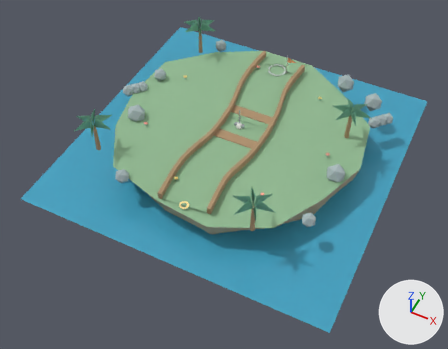
One commit to the glTF model ui/3d/minigolf/course-10.glb: the scene before it, then after it.
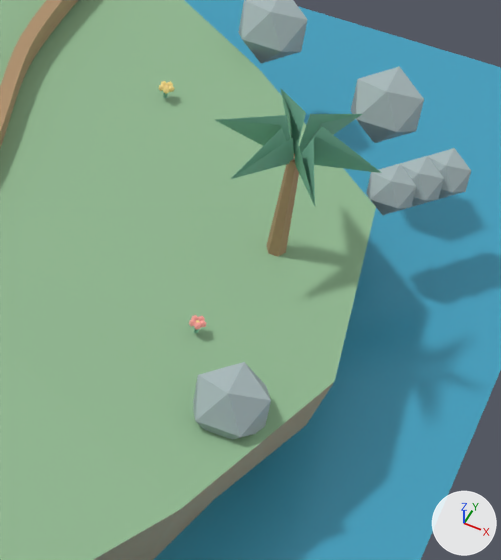
The first picture shows the older version from a 50 mm lens placed at (7.36, -16.05, 16.89), pointed at (0.13, -1.6, -1.18). The close-ups show the older and then the newer version on the part from 63% to 89% of the width and 22% to 61% of the height of that picture. Only the edits that show in the close-ups are written down. Every picture has the same lights, and +X, +Y and +Z are marked at lower right. Where no turn or scale is listed for an object, it has been applied to the vertices.

In view in the first close-up: 'faceted-rock.075', 'faceted-rock.076', 'faceted-rock.079', 'island-rock-plinth.009', 'island-turf-edge.009', 'palm-frond.108', 'palm-frond.112', 'palm-trunk.018', 'rail-right', 'shore-rock.021', 'surface-grass', 'water-plane.009' and 7 more.
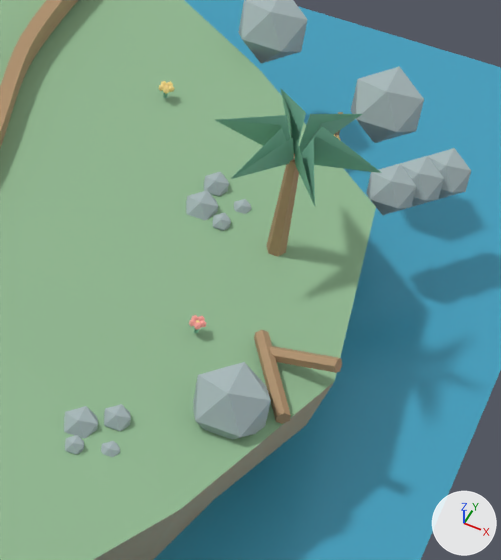
What differs and where, as boxes (x1, y1, x2, y2) in the close-ups (501 x 560 px):
'deco-driftwood.014', added (brown): after (254, 330, 291, 424)
'deco-driftwood.015', added (brown): after (269, 346, 342, 373)
'deco-pebble.158', added: after (64, 406, 98, 439)
'deco-pebble.146', added: after (186, 190, 218, 220)
'deco-pebble.157', added: after (104, 404, 131, 431)
'deco-pebble.145', added: after (204, 172, 229, 196)
'deco-pebble.159', added: after (65, 435, 84, 455)
'deco-pebble.147', added: after (213, 212, 231, 231)
'deco-pebble.156', added: after (101, 441, 120, 457)
'deco-pebble.144', added: after (234, 199, 252, 214)

Diff of the bpy script that builds the scene:
```diff
--- a/ui/3d/minigolf/course-10.glb.py
+++ b/ui/3d/minigolf/course-10.glb.py
@@ ob_deco_pebble_159 @@
+ob_deco_pebble_159 = bpy.data.objects.new('deco-pebble.159', me_deco_pebble_mesh_159)  # an icosphere of 20 faces spanning x 3.108..3.278, y -1.867..-1.697, z -0.055..0.115; in mat_minigolf_rock_coast (grey #a8b8ba)
+ob_deco_pebble_159.location = (0.0, 0.0, 0.0)
@@ ob_deco_pebble_158 @@
+ob_deco_pebble_158 = bpy.data.objects.new('deco-pebble.158', me_deco_pebble_mesh_158)  # an icosphere of 20 faces spanning x 2.991..3.297, y -1.667..-1.361, z -0.153..0.153; in mat_minigolf_rock_coast (grey #a8b8ba)
+ob_deco_pebble_158.location = (0.0, 0.0, 0.0)
@@ ob_deco_pebble_157 @@
+ob_deco_pebble_157 = bpy.data.objects.new('deco-pebble.157', me_deco_pebble_mesh_157)  # an icosphere of 20 faces spanning x 3.291..3.529, y -1.45..-1.212, z -0.089..0.149; in mat_minigolf_rock_coast (grey #a8b8ba)
+ob_deco_pebble_157.location = (0.0, 0.0, 0.0)
@@ ob_deco_pebble_156 @@
+ob_deco_pebble_156 = bpy.data.objects.new('deco-pebble.156', me_deco_pebble_mesh_156)  # an icosphere of 20 faces spanning x 3.402..3.572, y -1.764..-1.594, z -0.085..0.085; in mat_minigolf_rock_coast (grey #a8b8ba)
+ob_deco_pebble_156.location = (0.0, 0.0, 0.0)
@@ ob_deco_pebble_147 @@
+ob_deco_pebble_147 = bpy.data.objects.new('deco-pebble.147', me_deco_pebble_mesh_147)  # an icosphere of 20 faces spanning x 3.299..3.469, y 1.3..1.471, z -0.055..0.115; in mat_minigolf_rock_coast (grey #a8b8ba)
+ob_deco_pebble_147.location = (0.0, 0.0, 0.0)
@@ ob_deco_pebble_146 @@
+ob_deco_pebble_146 = bpy.data.objects.new('deco-pebble.146', me_deco_pebble_mesh_146)  # an icosphere of 20 faces spanning x 2.991..3.297, y 1.361..1.667, z -0.153..0.153; in mat_minigolf_rock_coast (grey #a8b8ba)
+ob_deco_pebble_146.location = (0.0, 0.0, 0.0)
@@ ob_deco_pebble_145 @@
+ob_deco_pebble_145 = bpy.data.objects.new('deco-pebble.145', me_deco_pebble_mesh_145)  # an icosphere of 20 faces spanning x 3.048..3.286, y 1.717..1.955, z -0.089..0.149; in mat_minigolf_rock_coast (grey #a8b8ba)
+ob_deco_pebble_145.location = (0.0, 0.0, 0.0)
@@ ob_deco_pebble_144 @@
+ob_deco_pebble_144 = bpy.data.objects.new('deco-pebble.144', me_deco_pebble_mesh_144)  # an icosphere of 20 faces spanning x 3.402..3.572, y 1.594..1.764, z -0.085..0.085; in mat_minigolf_rock_coast (grey #a8b8ba)
+ob_deco_pebble_144.location = (0.0, 0.0, 0.0)
@@ ob_deco_driftwood_015 @@
+ob_deco_driftwood_015 = bpy.data.objects.new('deco-driftwood.015', me_deco_driftwood_mesh_015)  # 12 vertices, 20 faces; spans x -0.359..0.359, y -0.109..0.109, z -0.189..0.189; in mat_minigolf_wood_coast (brown #af906c)
+ob_deco_driftwood_015.location = (4.63, -0.05, 0.15)
@@ ob_deco_driftwood_014 @@
+ob_deco_driftwood_014 = bpy.data.objects.new('deco-driftwood.014', me_deco_driftwood_mesh_014)  # 12 vertices, 20 faces; spans x -0.305..0.305, y -0.462..0.462, z -0.07..0.07; in mat_minigolf_wood_coast (brown #af906c)
+ob_deco_driftwood_014.location = (4.45, -0.27, 0.05)
```
